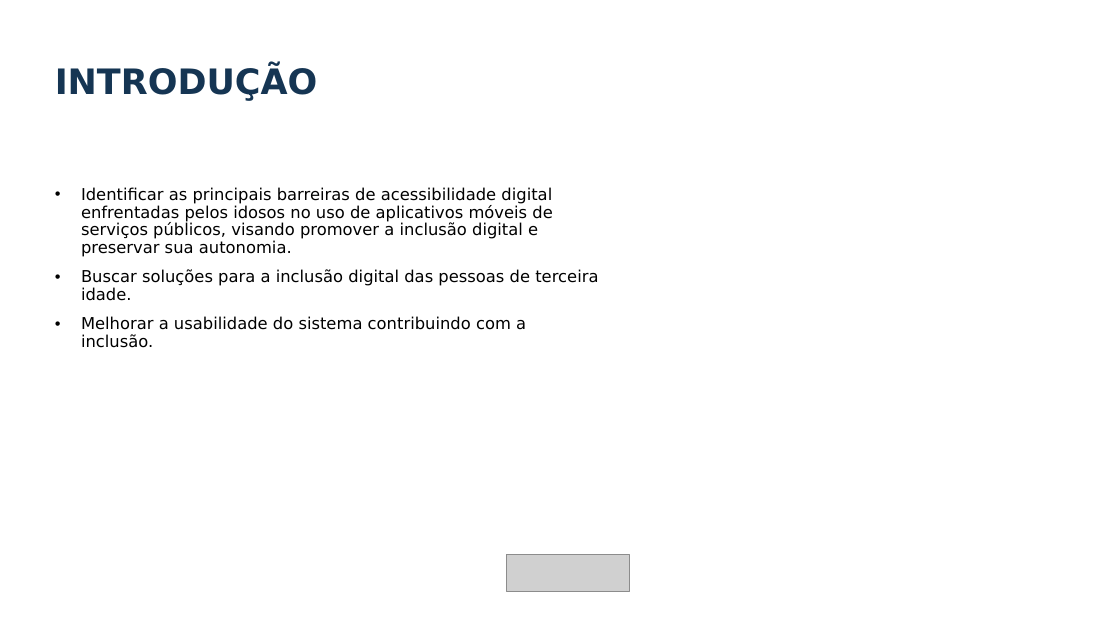
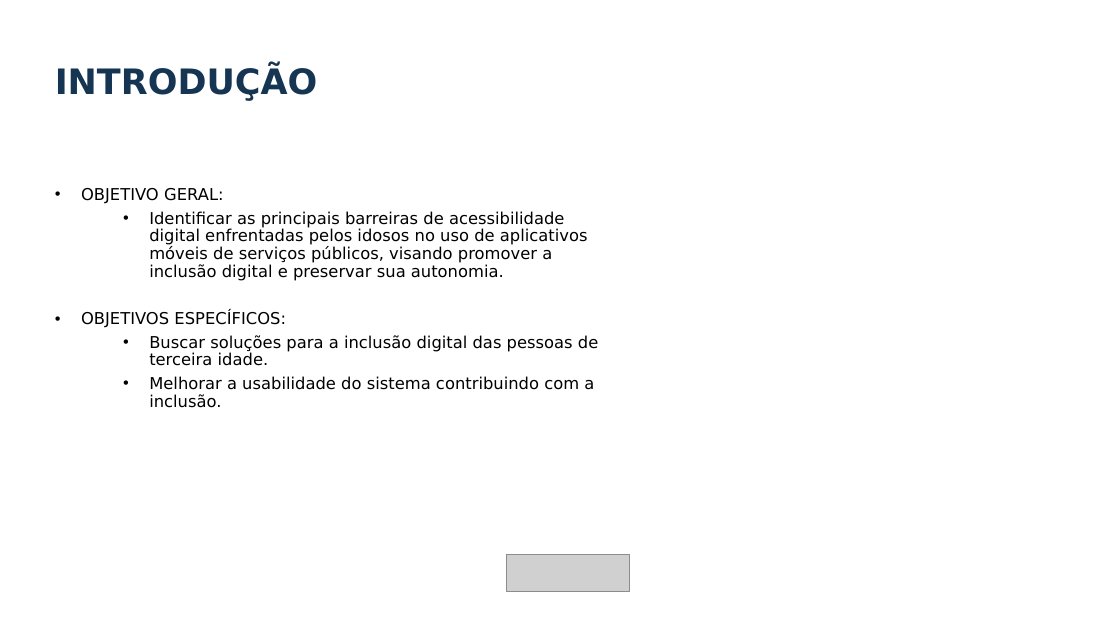
Before and after one commit to BrunoGCosta90/ProjetoDesignProfissional, a slide deck: slide 4 of Apresentação.pptx. Drawn at 1120x630 pixels with LibreOffice and Linux fonts; fonts in the diff are those of the drawing; grey boxes stand for pictures; background and template pictures are left out. Boxes give left, top, right and bottom in pixels: in the first picture for what was removed or moved away, otherwise in the second. Text is boxed around its words. In the diff, an @@ line names an element or a change of style, - is before the commit and + after.

```diff
--- a/Apresentação.pptx
+++ b/Apresentação.pptx
@@ text at bbox=[81, 188, 224, 204]: paragraph added @@
+• OBJETIVO GERAL:
@@ text at bbox=[149, 211, 598, 408]: list level 1 to 2 in "Identificar as principais barreiras de ..."; list level 1 to 2 in "Buscar soluções para a inclusão ..."; list level 1 to 2 in "Melhorar a usabilidade do sistema ..." @@
@@ text at bbox=[81, 312, 286, 328]: paragraph added @@
+• OBJETIVOS ESPECÍFICOS:
```
Also in this commit, not shown: 2 other slides changed, 1 slide added, 1 slide removed.
